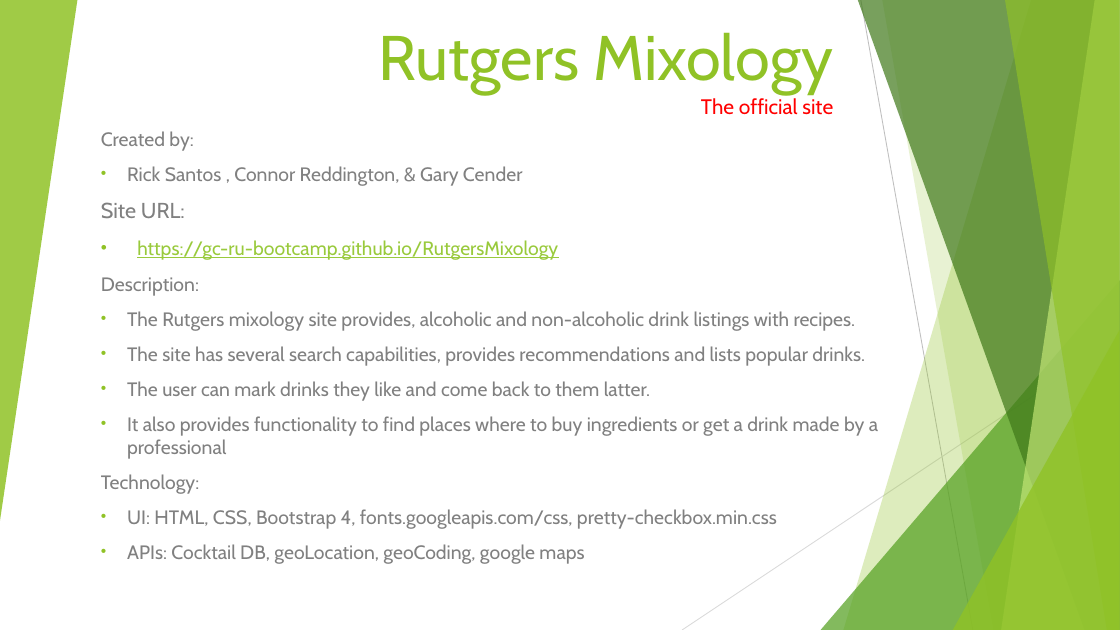
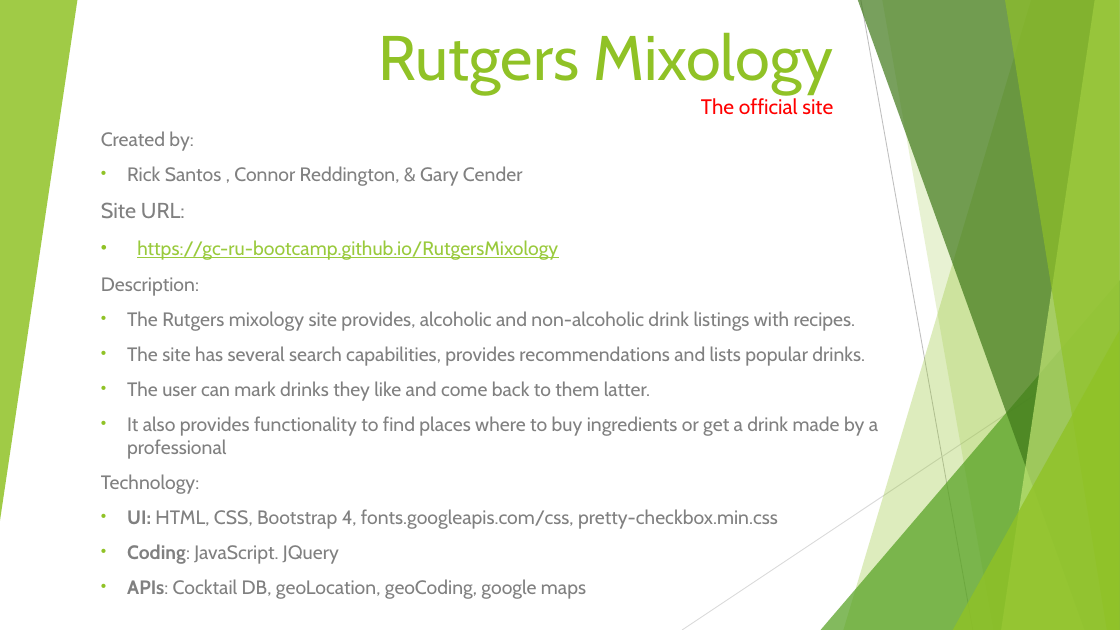
Before and after one commit to GC-RU-bootcamp/RutgersMixology, a slide deck: slide 1 of Rutgers Mixology overview.pptx. Drawn at 1120x630 pixels with LibreOffice and Linux fonts; fonts in the diff are those of the drawing. Boxes give left, top, right and bottom in pixels: in the first picture for what was removed or moved away, otherwise in the second. Text is boxed around its words. In the diff, an @@ line names an element or a change of style, - is before the commit and + after.

```diff
--- a/Rutgers Mixology overview.pptx
+++ b/Rutgers Mixology overview.pptx
@@ subtitle at <box>127,509,778,599</box>: bold on in "UI:", "APIs:" @@
@@ subtitle at <box>127,544,339,564</box>: paragraph added @@
+• Coding: JavaScript. JQuery
```
Also in this commit, not shown: 1 other file.
